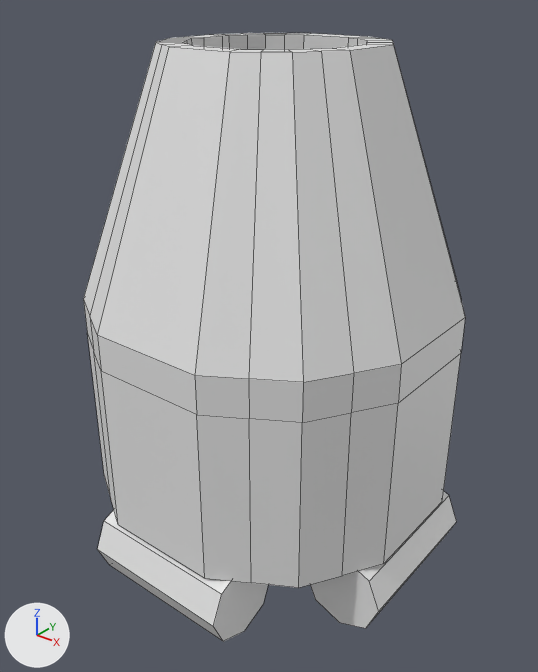
One commit to the Blender file Assets/Game/LowPolyModels/TimeCapsule.blend: the scene before it, then after it.
Camera for both pictures: a 50 mm camera at (2.72, -3.46, 3.59) aimed at (0.0, -0.07, 1.48). Lighting does not change. The marker at lower left points along +X, +Y and +Z. Mesh edges are drawn as thin lines.

Before the edit, the objects in view are built like this:
```python
me_plane = bpy.data.meshes.new('Plane')
me_plane.from_pydata(...)  # 286 vertices, 255 faces; spans x -1.2..1.19, y -1.21..1.19, z -0.64..2.66
ob_plane = bpy.data.objects.new('Plane', me_plane)
ob_plane.location = (0.0, 0.0, 0.592)
```
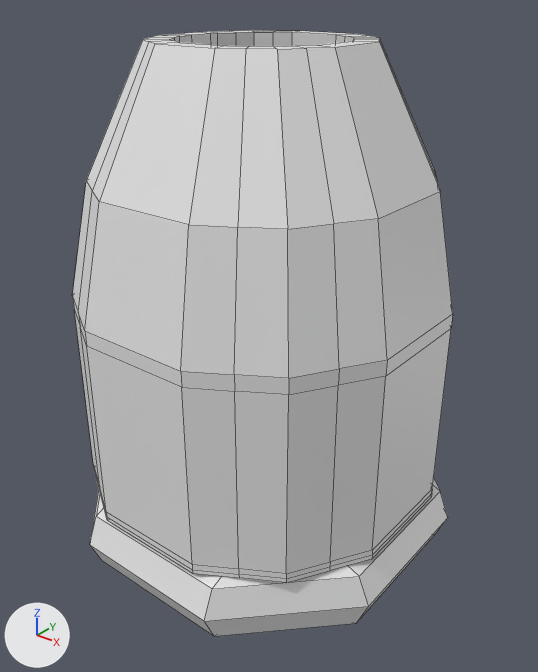
The edits, one by one:
me_plane is used by ob_plane; location (0.0, 0.0, 0.592).
me_plane had 286 vertices, 255 faces and spanned x -1.2..1.19, y -1.21..1.19, z -0.64..2.66.
me_plane now has 416 vertices, 421 faces and spans x -1.19..1.2, y -1.2..1.21, z -0.64..2.66.
me_plane part 1: 89 vertices moved from x -1.13..1.13, y -1.13..1.13, z -0.57..0.96 to x -1.13..1.13, y -1.13..1.13, z -0.64..1.09; 79 vertices removed from x -1.2..1.19, y -1.21..1.19, z -0.64..0.0; 165 vertices added at x -1.19..1.2, y -1.2..1.21, z -0.64..1.09.
me_plane part 2: 44 vertices added at x -0.97..0.99, y -0.98..0.98, z 1.9.
Object 'Plane' (ob_plane) moves from (0.0, 0.0, 0.592) to (-0.068, -0.029, 0.605).

Location of each change, (x1, y1, x2, y2) in pixels of the pictures (538 x 672 px; the box of a moved part takes in the faces that stretch with it):
'Plane', reshaped, moved: before (83, 33, 465, 642); after (72, 30, 453, 636)
part 1 of me_plane, moved or reshaped: before (84, 302, 465, 642); after (73, 298, 453, 636)
part 2 of me_plane, added: after (72, 38, 453, 378)
